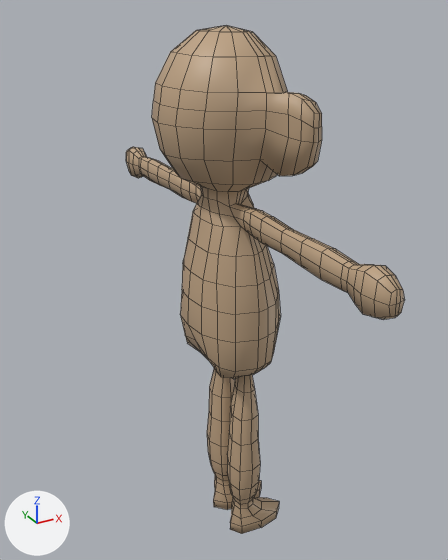
Renders of the Blender file Race/SourceAssets/monkey.blend from each side of a commit.
Camera for both pictures: a camera (50 mm lens) standing at (-4.15, -7.49, 4.84) and looking at (-0.12, -0.16, 1.18). Lighting does not change. The marker at lower left points along +X, +Y and +Z. Mesh edges are drawn as thin lines.
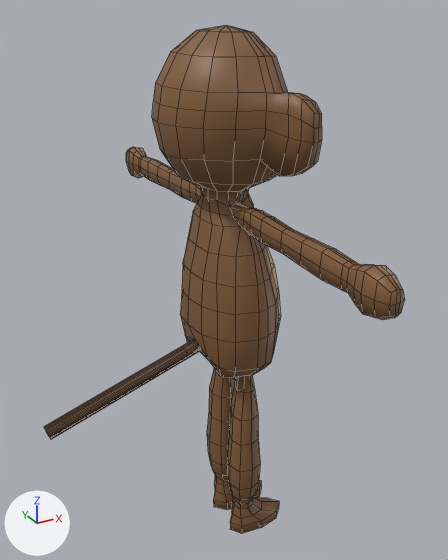
The newer file is also turned or shifted as a whole; pictures and numbers use the older file's frame.

Pixel boxes [x1, y1, x2, y2] of what changed, in the pictures (448 x 560 px):
'Sphere', surface changed, reshaped, modifiers changed (29% wider)
    before: [126, 26, 404, 534]
    after: [44, 26, 404, 534]
part 1 of me_sphere, added (brown)
    after: [44, 339, 200, 439]
part 2 of me_sphere, added (brown)
    after: [158, 26, 404, 534]

The edits, one by one:
Picture 'monkey_texture' (img_monkey_texture) is new.
In material 'monkey' (mat_monkey), base_color is no longer (0.515, 0.364, 0.228), beige #bea383.
In material 'monkey' (mat_monkey), texture is now set to img_monkey_texture.
Material 'tail' (mat_tail) is new.
Its base color is (0.231, 0.114, 0.0545) (brown #845f42).
me_sphere is used by ob_sphere; location (0.0, 0.0, 3.51).
me_sphere had 435 vertices, 418 faces and spanned x -1.0..0.94, y 0.0..3.56, z -7.06..1.12.
me_sphere now has 923 vertices, 901 faces and spans x -2.91..0.94, y -3.56..3.56, z -7.06..1.12.
me_sphere part 1: a new loose piece of 96 vertices spanning x -2.91..-0.48, y -0.1..0.1, z -4.27..-3.3, in mat_tail (brown #845f42).
me_sphere part 2: 392 vertices added at x -0.92..0.94, y -3.56..-0.04, z -7.06..1.07.
me_sphere now uses material mat_tail (brown #845f42).
Object 'Sphere' (ob_sphere) loses its MIRROR modifier named 'Mirror'.
Modifier setting removed (it was use_axis = (False, True, False)).
Modifier setting removed (it was use_clip = True).
